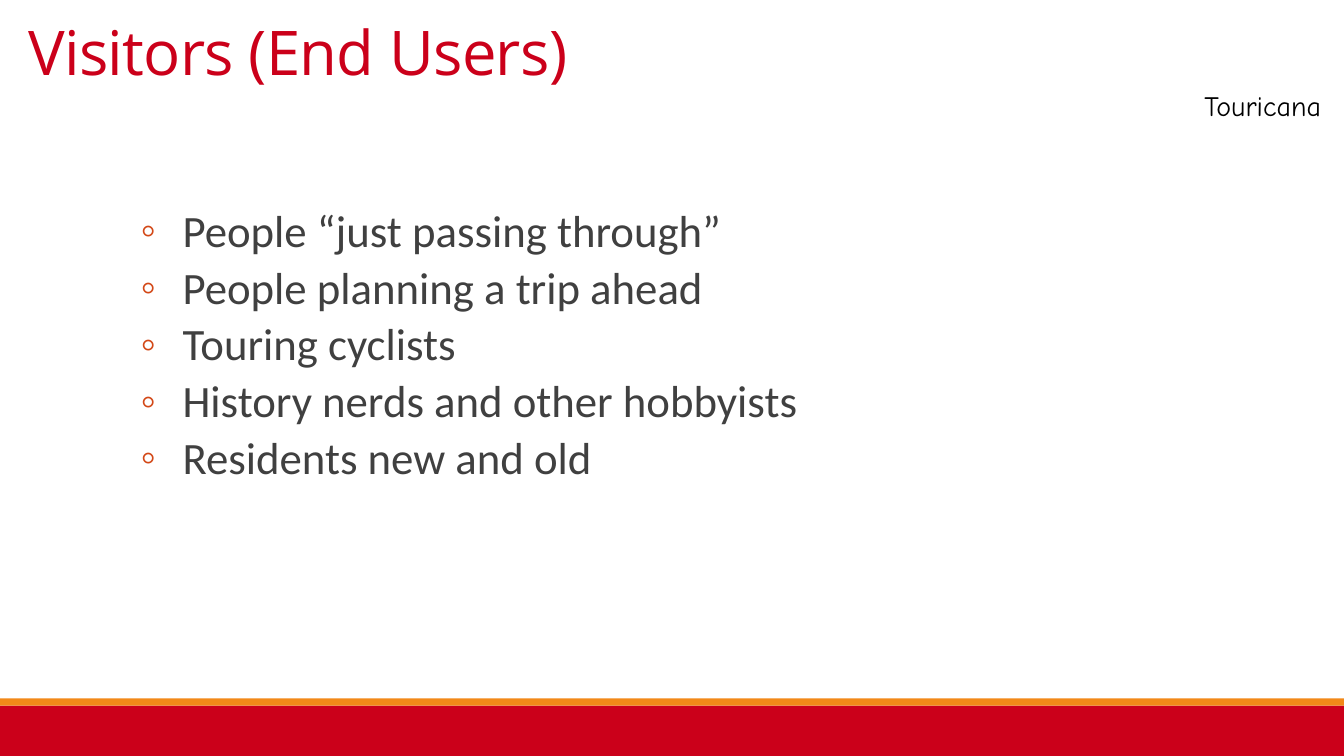
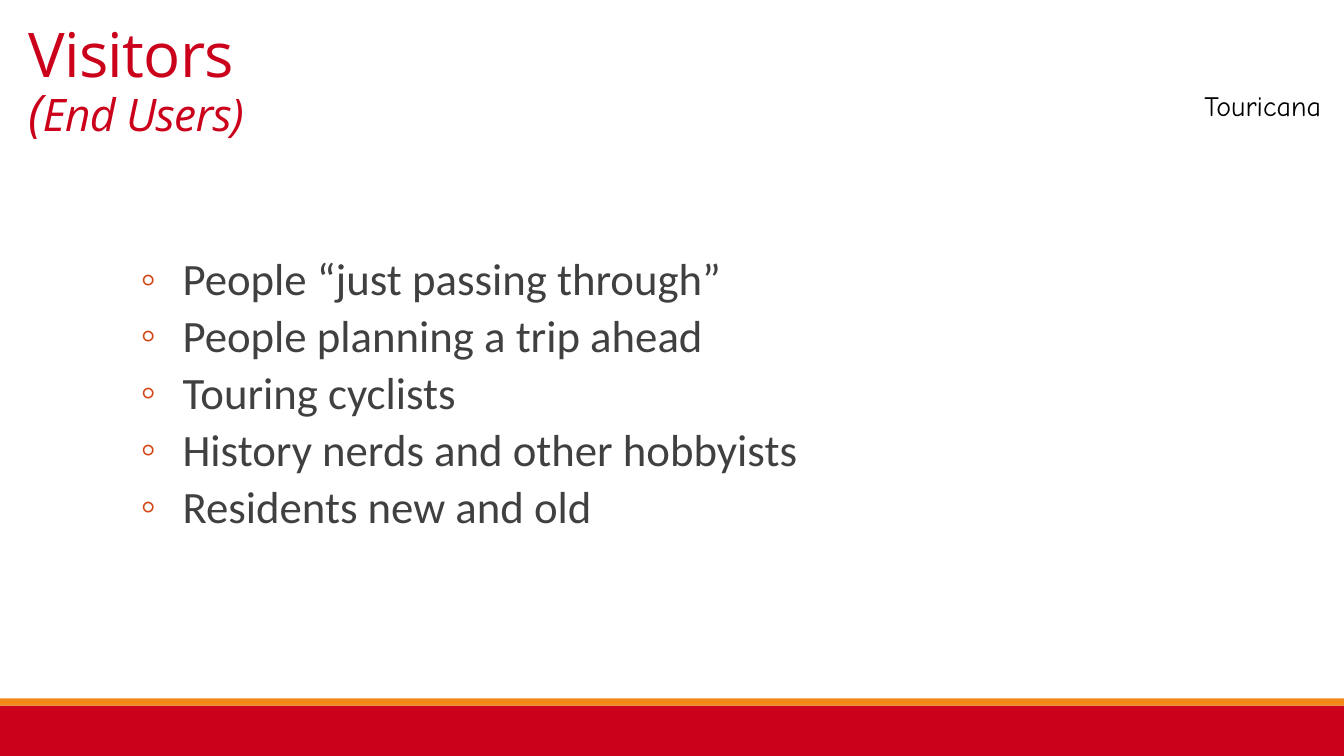
Before and after one commit to mc-funk/RedHotHack2015TripApp, a slide deck: slide 8 of Touricana RHH Presentation FINAL.pptx. Drawn at 1344x756 pixels with LibreOffice and Linux fonts; fonts in the diff are those of the drawing; background and template pictures are left out. Boxes give left, top, right and bottom in pixels: in the first picture for what was removed or moved away, otherwise in the second. Text is boxed around its words. In the diff, an @@ line names an element or a change of style, - is before the commit and + after.

```diff
--- a/Touricana RHH Presentation FINAL.pptx
+++ b/Touricana RHH Presentation FINAL.pptx
@@ title "Visitors (End Users)" at <box>28,32,244,138</box>: size 44 to 36 pt in "(End"; size 44 to 32 pt, italic on in "(End Users)" @@
@@ text "People “just passing through”": place and size @@
-text "People “just passing through”" at <box>183,215,797,475</box>
+text "People “just passing through”" at <box>183,263,797,524</box>
```
Also in this commit, not shown: 4 other slides changed, 1 slide removed.
